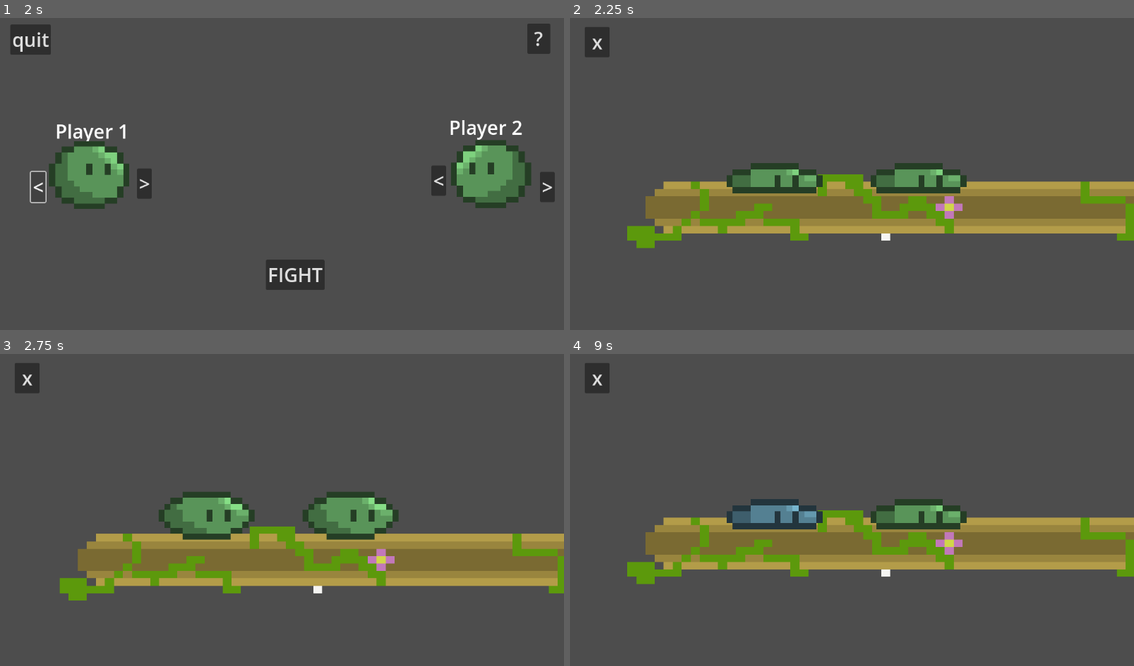
Above: before the commit, frames 1-4 (two rows, left to right).
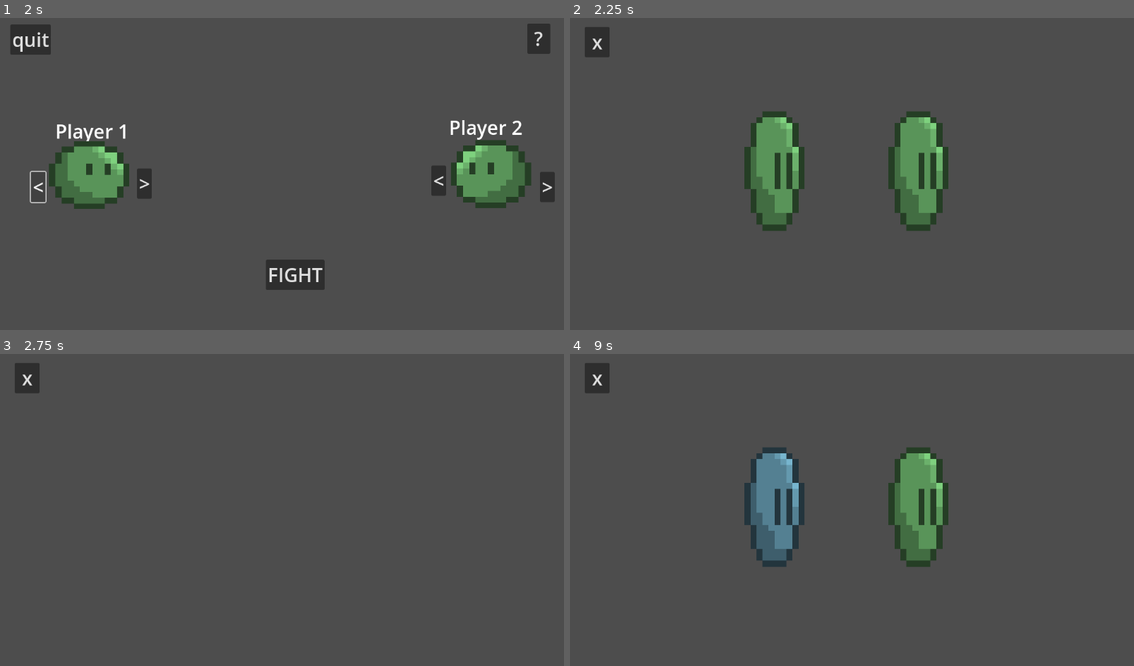
Above: after the commit, the same moments.

Repository: creepermystery/sclime
Game: Godot game, scene res://scenes/sclime.tscn
Same seed, same stepped clock (60 frames per second), same inputs: the game is played once before the commit and once after it.
Inputs:
- Up to frame 1 (2 s): click ">" at 0.5 s; click "<" at 1.25 s
- Up to frame 2 (2.25 s): click "FIGHT" at 2 s
- Up to frame 3 (2.75 s): no input
- Up to frame 4 (9 s): click "x" at 2.75 s; click "?" at 3.5 s; click ">" at 4.25 s; click "<" at 5 s; click "FIGHT" at 5.75 s; click "?" at 6.5 s; click ">" at 7.25 s; click "<" at 8 s; click "FIGHT" at 8.75 s

Frame 1 is identical in both runs. In frame 2, 19% of the frame differs, in the area x 10-100%, y 30-74%; in frame 3, 19%, in the area x 10-100%, y 44-80%; in frame 4, 19%.

Commit message:
platforms

Diff:
--- a/scenes/game.tscn
+++ b/scenes/game.tscn
@@ -1,71 +1,34 @@
-[gd_scene load_steps=8 format=3 uid="uid://db7srs5qb4qwl"]
+[gd_scene load_steps=7 format=3 uid="uid://db7srs5qb4qwl"]
 
 [ext_resource type="Script" path="res://scripts/game.gd" id="1_5whb1"]
+[ext_resource type="PackedScene" uid="uid://db3tteaqoh33y" path="res://scenes/heavy_platform.tscn" id="2_5rxeg"]
 [ext_resource type="Theme" uid="uid://d2qcoenct266e" path="res://GUI/main_theme.tres" id="2_a5l1t"]
-[ext_resource type="Texture2D" uid="uid://cs2jr0c7j40kg" path="res://map/grass_platform.png" id="3_rd32i"]
+[ext_resource type="PackedScene" uid="uid://dlwr1jjubasjo" path="res://scenes/med_platform.tscn" id="3_j36vb"]
 [ext_resource type="PackedScene" uid="uid://8goy43y2udku" path="res://scenes/slime.tscn" id="4_2cr76"]
-[ext_resource type="Texture2D" uid="uid://dw6xo1jfjf33b" path="res://map/wood_platform.png" id="4_oaaie"]
-
-[sub_resource type="RectangleShape2D" id="RectangleShape2D_0bcrm"]
-size = Vector2(201, 20)
-
-[sub_resource type="RectangleShape2D" id="RectangleShape2D_u6mti"]
-size = Vector2(176, 14)
+[ext_resource type="PackedScene" uid="uid://bhjwbdvptnel2" path="res://scenes/light_platform.tscn" id="4_84tb3"]
 
 [node name="Game" type="Node2D"]
 script = ExtResource("1_5whb1")
 
 [node name="map" type="Node2D" parent="."]
 
-[node name="platform" type="StaticBody2D" parent="map"]
-texture_filter = 1
-position = Vector2(580, 571)
-scale = Vector2(5.336, 5)
+[node name="HeavyPlatform" parent="map" instance=ExtResource("2_5rxeg")]
+position = Vector2(534, 869)
 
-[node name="CollisionShape2D" type="CollisionShape2D" parent="map/platform"]
-shape = SubResource("RectangleShape2D_0bcrm")
+[node name="MedPlatform2" parent="map" instance=ExtResource("3_j36vb")]
+position = Vector2(1706, 427)
 
-[node name="Sprite2D" type="Sprite2D" parent="map/platform"]
-position = Vector2(0.249998, 0.5)
-scale = Vector2(0.264375, 0.216667)
-texture = ExtResource("3_rd32i")
+[node name="MedPlatform" parent="map" instance=ExtResource("3_j36vb")]
+position = Vector2(-548, 369)
 
-[node name="platform2" type="StaticBody2D" parent="map"]
-texture_filter = 1
-position = Vector2(374, 471)
+[node name="LightPlatform" parent="map" instance=ExtResource("4_84tb3")]
+position = Vector2(-87, 108)
 
-[node name="CollisionShape2D" type="CollisionShape2D" parent="map/platform2"]
-shape = SubResource("RectangleShape2D_u6mti")
+[node name="LightPlatform2" parent="map" instance=ExtResource("4_84tb3")]
+position = Vector2(616, 7)
 
-[node name="Sprite2D" type="Sprite2D" parent="map/platform2"]
-position = Vector2(0.249998, 0.5)
-scale = Vector2(0.264375, 0.216667)
-texture = ExtResource("4_oaaie")
-
-[node name="platform3" type="StaticBody2D" parent="map"]
-texture_filter = 1
-position = Vector2(840, 253)
-
-[node name="CollisionShape2D" type="CollisionShape2D" parent="map/platform3"]
-shape = SubResource("RectangleShape2D_u6mti")
-
-[node name="Sprite2D" type="Sprite2D" parent="map/platform3"]
-position = Vector2(0.249998, 0.5)
-scale = Vector2(0.264375, 0.216667)
-texture = ExtResource("4_oaaie")
-
-[node name="platform4" type="StaticBody2D" parent="map"]
-texture_filter = 1
-position = Vector2(602, 325)
-
-[node name="CollisionShape2D" type="CollisionShape2D" parent="map/platform4"]
-position = Vector2(0, -1)
-shape = SubResource("RectangleShape2D_u6mti")
-
-[node name="Sprite2D" type="Sprite2D" parent="map/platform4"]
-position = Vector2(0.249998, 0.5)
-scale = Vector2(0.264375, 0.216667)
-texture = ExtResource("4_oaaie")
+[node name="LightPlatform3" parent="map" instance=ExtResource("4_84tb3")]
+position = Vector2(1261, 178)
 
 [node name="Player1" parent="." instance=ExtResource("4_2cr76")]
 position = Vector2(547, 301)
@@ -78,9 +41,9 @@
 [node name="Camera" type="Camera2D" parent="."]
 position = Vector2(570, 331)
 
-[node name="CanvasLayer" type="CanvasLayer" parent="."]
+[node name="GUILayer" type="CanvasLayer" parent="."]
 
-[node name="GUI" type="Control" parent="CanvasLayer"]
+[node name="GUI" type="Control" parent="GUILayer"]
 layout_mode = 3
 anchors_preset = 15
 anchor_right = 1.0
@@ -91,7 +54,7 @@
 grow_vertical = 2
 theme = ExtResource("2_a5l1t")
 
-[node name="Button" type="Button" parent="CanvasLayer/GUI"]
+[node name="Button" type="Button" parent="GUILayer/GUI"]
 layout_mode = 1
 offset_left = 29.0
 offset_top = 27.0
@@ -99,4 +62,4 @@
 offset_bottom = 89.0
 text = "x"
 
-[connection signal="pressed" from="CanvasLayer/GUI/Button" to="." method="quit"]
+[connection signal="pressed" from="GUILayer/GUI/Button" to="." method="quit"]
--- /dev/null
+++ b/scenes/heavy_platform.tscn
@@ -0,0 +1,22 @@
+[gd_scene load_steps=3 format=3 uid="uid://db3tteaqoh33y"]
+
+[ext_resource type="Texture2D" uid="uid://cs2jr0c7j40kg" path="res://map/grass_platform.png" id="1_uuv7m"]
+
+[sub_resource type="RectangleShape2D" id="RectangleShape2D_6bp1g"]
+size = Vector2(2088.1, 314)
+
+[node name="HeavyPlatform" type="Node2D"]
+
+[node name="Sprite2D" type="Sprite2D" parent="."]
+texture_filter = 1
+scale = Vector2(3, 3)
+texture = ExtResource("1_uuv7m")
+
+[node name="Collider" type="StaticBody2D" parent="."]
+scale = Vector2(1.067, 1)
+
+[node name="CollisionShape2D" type="CollisionShape2D" parent="Collider"]
+texture_filter = 1
+position = Vector2(-1.87439, 12)
+shape = SubResource("RectangleShape2D_6bp1g")
+one_way_collision = true
--- /dev/null
+++ b/scenes/light_platform.tscn
@@ -0,0 +1,20 @@
+[gd_scene load_steps=3 format=3 uid="uid://bhjwbdvptnel2"]
+
+[ext_resource type="Texture2D" uid="uid://dmpfgrdnm8mye" path="res://map/cloud_platform.png" id="1_kio5p"]
+
+[sub_resource type="RectangleShape2D" id="RectangleShape2D_4gbw3"]
+size = Vector2(289, 9)
+
+[node name="LightPlatform" type="Node2D"]
+
+[node name="Sprite2D" type="Sprite2D" parent="."]
+texture_filter = 1
+scale = Vector2(0.3, 0.3)
+texture = ExtResource("1_kio5p")
+
+[node name="Collider" type="StaticBody2D" parent="."]
+
+[node name="CollisionShape2D" type="CollisionShape2D" parent="Collider"]
+position = Vector2(-0.5, 28.5)
+shape = SubResource("RectangleShape2D_4gbw3")
+one_way_collision = true
--- /dev/null
+++ b/scenes/med_platform.tscn
@@ -0,0 +1,19 @@
+[gd_scene load_steps=3 format=3 uid="uid://dlwr1jjubasjo"]
+
+[ext_resource type="Texture2D" uid="uid://dw6xo1jfjf33b" path="res://map/wood_platform.png" id="1_cry8o"]
+
+[sub_resource type="RectangleShape2D" id="RectangleShape2D_yqb5t"]
+size = Vector2(679, 68)
+
+[node name="MedPlatform" type="Node2D"]
+
+[node name="Sprite2D" type="Sprite2D" parent="."]
+texture_filter = 1
+texture = ExtResource("1_cry8o")
+
+[node name="Collider" type="StaticBody2D" parent="."]
+
+[node name="CollisionShape2D" type="CollisionShape2D" parent="Collider"]
+position = Vector2(-2.5, -4)
+shape = SubResource("RectangleShape2D_yqb5t")
+one_way_collision = true
--- a/scripts/slime_movement.gd
+++ b/scripts/slime_movement.gd
@@ -6,7 +6,7 @@
 @onready var texture: AnimatedSprite2D = %"slime-texture"
 const SPEED = 300.0
 const DASH_SPEED = 600.0
-const JUMP_VELOCITY = -400.0
+const JUMP_VELOCITY = -1000.0
 
 enum State {default, dash, jump, duck, fall}
 
Binary file added: map/cloud_platform.png
Not shown, added: map/cloud_platform.png.import
